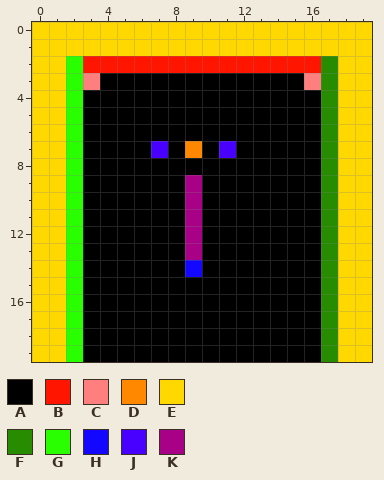
Pixel-art sprite: res/TileMap.png. That is the earlier state.
The file is 20x20 pixels.
Palette (. is transparent): A #000000  B #ff1500  C #ff7f7f  D #ff8800  E #ffd800  F #278c00  G #2aff00  H #1407ff  J #4800ff  K #a80086
The same view after the edit:
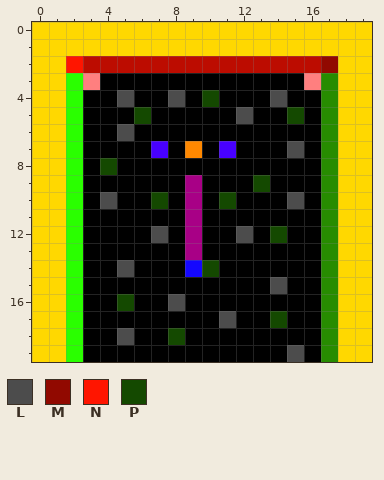
Colours new in this view: L #4c4c4c  M #910900  N #ff1500  P #144900
Changes in this commit:
{"colour":"B","old":"#ff1500","new":"#bc0c00"}
{"y":2,"x":2,"old":"G","new":"N"}
{"y":2,"x":17,"old":"F","new":"M"}
{"y":4,"x":5,"old":"A","new":"L"}
{"y":4,"x":8,"old":"A","new":"L"}
{"y":4,"x":10,"old":"A","new":"P"}
{"y":4,"x":14,"old":"A","new":"L"}
{"y":5,"x":6,"old":"A","new":"P"}
{"y":5,"x":12,"old":"A","new":"L"}
{"y":5,"x":15,"old":"A","new":"P"}
{"y":6,"x":5,"old":"A","new":"L"}
{"y":7,"x":15,"old":"A","new":"L"}
{"y":8,"x":4,"old":"A","new":"P"}
{"y":9,"x":13,"old":"A","new":"P"}
{"y":10,"x":4,"old":"A","new":"L"}
{"y":10,"x":7,"old":"A","new":"P"}
{"y":10,"x":11,"old":"A","new":"P"}
{"y":10,"x":15,"old":"A","new":"L"}
{"y":12,"x":7,"old":"A","new":"L"}
{"y":12,"x":12,"old":"A","new":"L"}
{"y":12,"x":14,"old":"A","new":"P"}
{"y":14,"x":5,"old":"A","new":"L"}
{"y":14,"x":10,"old":"A","new":"P"}
{"y":15,"x":14,"old":"A","new":"L"}
{"y":16,"x":5,"old":"A","new":"P"}
{"y":16,"x":8,"old":"A","new":"L"}
{"y":17,"x":11,"old":"A","new":"L"}
{"y":17,"x":14,"old":"A","new":"P"}
{"y":18,"x":5,"old":"A","new":"L"}
{"y":18,"x":8,"old":"A","new":"P"}
{"y":19,"x":15,"old":"A","new":"L"}
